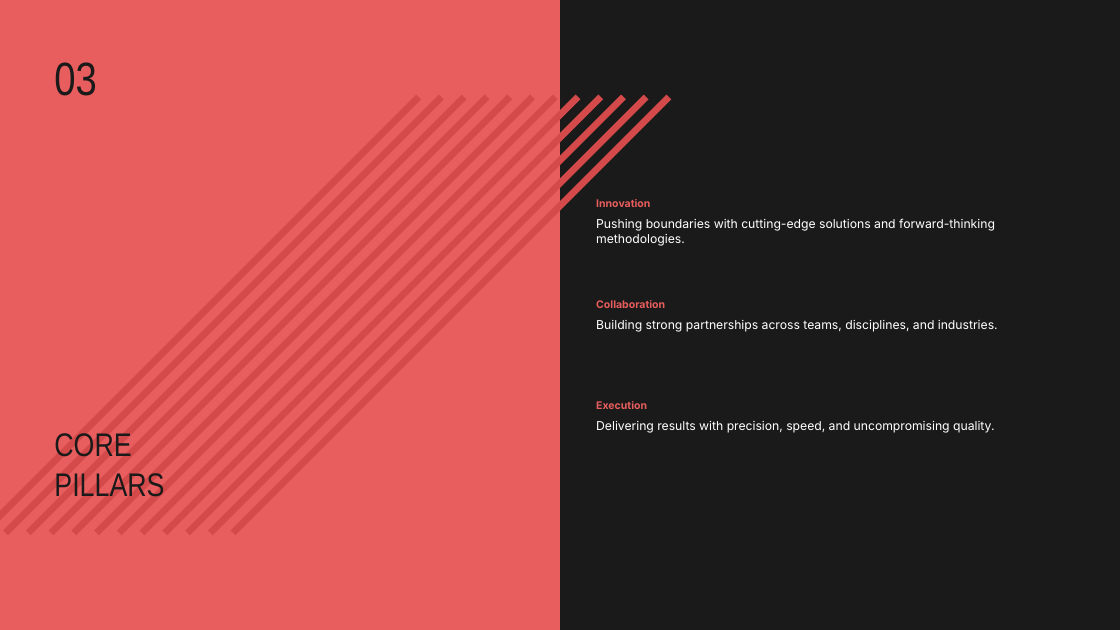
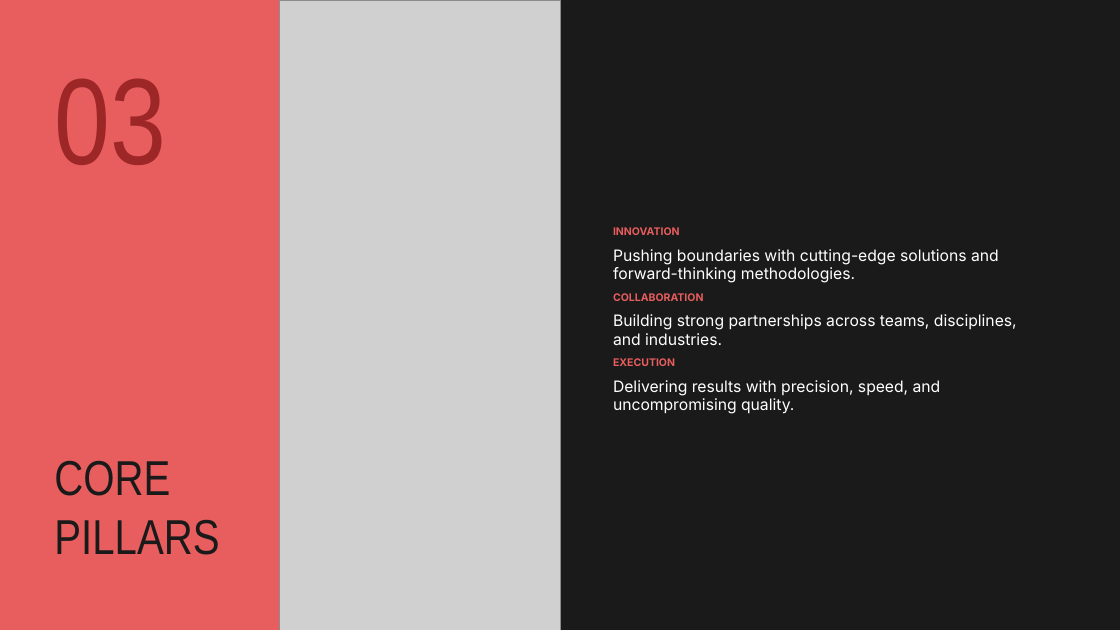
Before and after one commit to hustcer/pptx-nova, a slide deck: slide 3 of assets/examples/coral/deck.pptx. Drawn at 1120x630 pixels with LibreOffice and Linux fonts; fonts in the diff are those of the drawing; grey boxes stand for pictures. Boxes give left, top, right and bottom in pixels: in the first picture for what was removed or moved away, otherwise in the second. Text is boxed around its words. In the diff, an @@ line names an element or a change of style, - is before the commit and + after.

Commit message:
fix(pptx-nova): refine coral deckkit visuals
 - Rework coral SVG hatch textures so split and quote slides fill their panels cleanly without diagonal clipping artifacts.
 - Replace the cover texture with a subtler zigzag treatment closer to the HTML reference.
 - Move impact poster metadata fully into the bottom bar and widen the title box to clear visual gates.
 - Restore objective card badge contrast, sizing, and stat hierarchy, then regenerate coral example assets.
 - Format generated DeckKit example JSON through oxfmt so update, check, and commit hooks stay idempotent.

```diff
--- a/assets/examples/coral/deck.pptx
+++ b/assets/examples/coral/deck.pptx
@@ picture added at (280,0,560,630) @@
@@ text "03": place and size @@
-text "03" at (54,62,97,96)
+text "03" at (54,79,166,165)
@@ text "03" at (54,79,166,165): size 40 to 105 pt, text colour #1A1A1A to #9D2727 @@
@@ rectangle removed at (0,95,421,535) @@
@@ rectangle removed at (3,95,444,535) @@
@@ rectangle removed at (26,95,467,535) @@
@@ rectangle removed at (48,95,489,535) @@
@@ rectangle removed at (71,95,512,535) @@
@@ rectangle removed at (94,95,535,535) @@
@@ rectangle removed at (117,95,558,535) @@
@@ rectangle removed at (140,95,581,535) @@
@@ rectangle removed at (163,95,604,535) @@
@@ rectangle removed at (185,95,626,535) @@
@@ rectangle removed at (208,95,649,535) @@
@@ rectangle removed at (231,95,672,535) @@
@@ text at (613,227,680,235): text changed @@
-Innovation
+INNOVATION
@@ text "Pushing boundaries with cutting-edge solutions ...": place and size @@
-text "Pushing boundaries with cutting-edge solutions ..." at (596,218,995,246)
+text "Pushing boundaries with cutting-edge solutions ..." at (613,249,999,283)
@@ text at (613,293,704,301): text changed @@
-Collaboration
+COLLABORATION
@@ text "Building strong partnerships across teams, ...": place and size @@
-text "Building strong partnerships across teams, ..." at (596,320,998,332)
+text "Building strong partnerships across teams, ..." at (613,314,1017,345)
@@ text at (613,358,675,366): text changed @@
-Execution
+EXECUTION
@@ size 10.5 to 13.5 pt in 3 elements at (613,314,1017,345), (613,249,999,283), (613,380,941,414) @@
@@ text "Delivering results with precision, speed, ...": place and size @@
-text "Delivering results with precision, speed, ..." at (596,421,994,433)
+text "Delivering results with precision, speed, ..." at (613,380,941,414)
@@ text "CORE": place and size @@
-text "CORE" at (54,433,164,497)
+text "CORE" at (54,460,219,555)
@@ text "CORE" at (54,460,219,555): size 28 to 42 pt @@
```
Also in this commit, not shown: 8 other slides changed, 6 other files.
